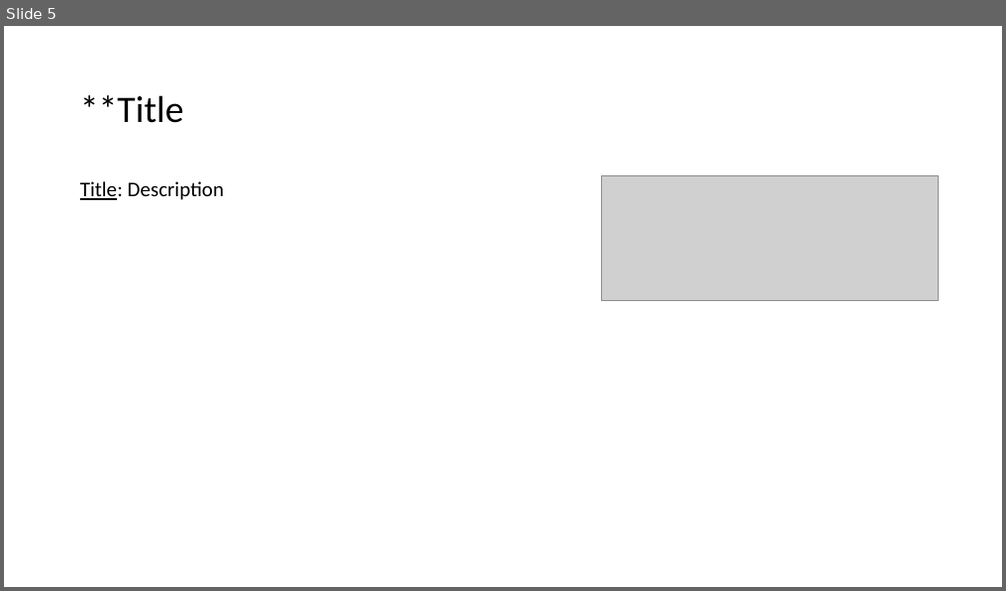
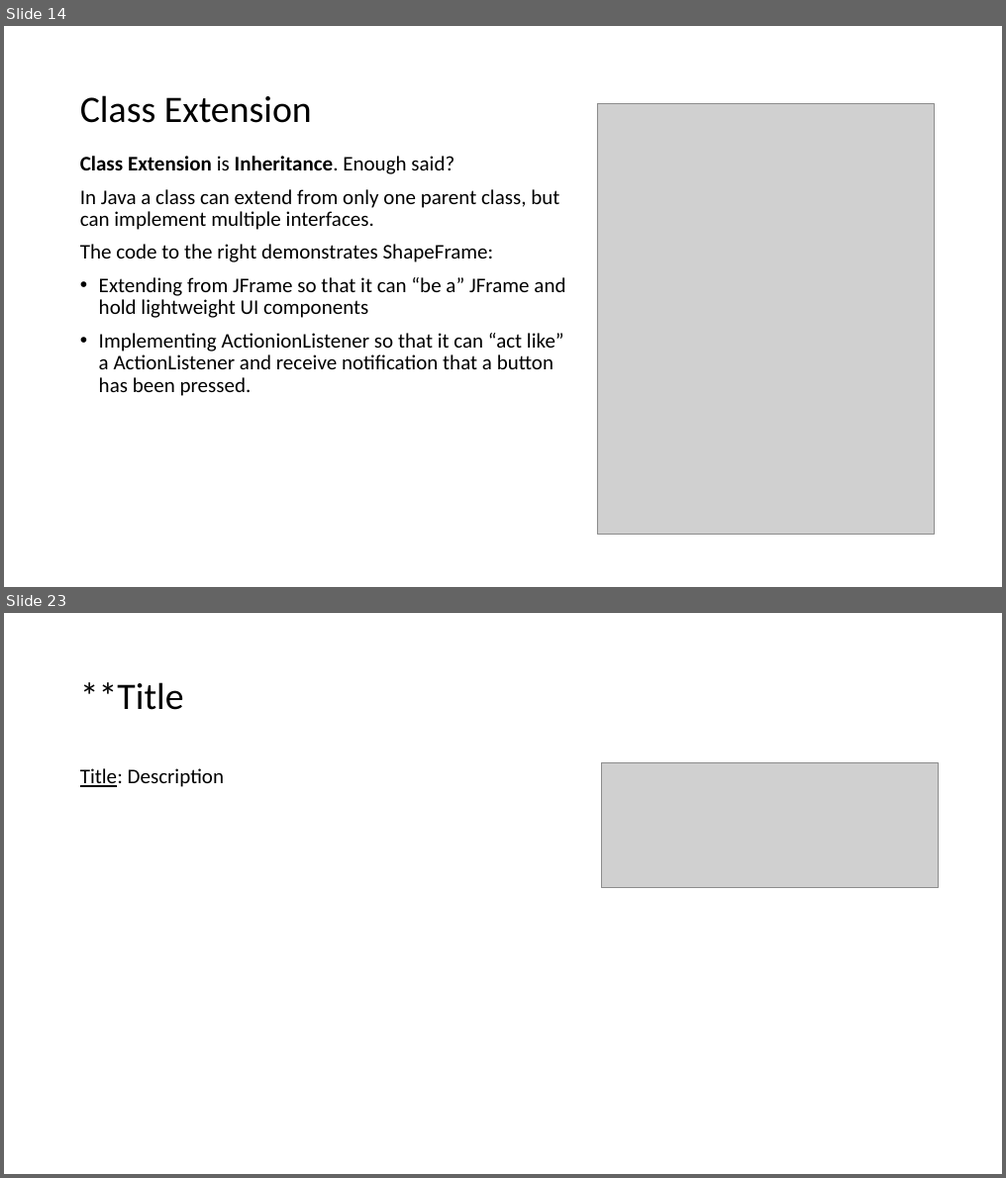
Before and after one commit to EricJPogue/www-epogue-info, a slide deck: CPSC-24500/Week03/2017SpringW03Slides.pptx. Shown one above the other, each under a label of ours: slide 5 before the commit, slides 14 and 23 after it; the slides between them are not shown. The pictures are 1006x591 and 1006x1178 pixels, drawn with LibreOffice and Linux fonts; fonts in the diff are those of the drawing; grey boxes stand for pictures. Boxes give left, top, right and bottom in pixels: in the first picture for what was removed or moved away, otherwise in the second. Text is boxed around its words. In the diff, an @@ line names an element or a change of style, - is before the commit and + after.

```diff
--- a/CPSC-24500/Week03/2017SpringW03Slides.pptx
+++ b/CPSC-24500/Week03/2017SpringW03Slides.pptx
@@ slide 14 added at (x1=4, y1=26, x2=1002, y2=587), background #FFFFFF @@
@@ title added at (x1=80, y1=95, x2=312, y2=123), 36 pt, text #000000 @@
+Class Extension
@@ picture added at (x1=597, y1=104, x2=934, y2=535) @@
@@ text added at (x1=80, y1=156, x2=565, y2=396), 20 pt, text #000000 @@
+Class Extension is Inheritance. Enough said?
+In Java a class can extend from only one parent class, but can implement multiple interfaces.
+The code to the right demonstrates ShapeFrame:
+• Extending from JFrame so that it can “be a” JFrame and hold lightweight UI components
+• Implementing ActionionListener so that it can “act like” a ActionListener and receive notification that a button has been pressed.
@@ what was slide 5 is now slide 23 @@
```
Also in this commit, not shown: 4 slides changed, 16 other slides added, 9 slides removed, 5 other files.
